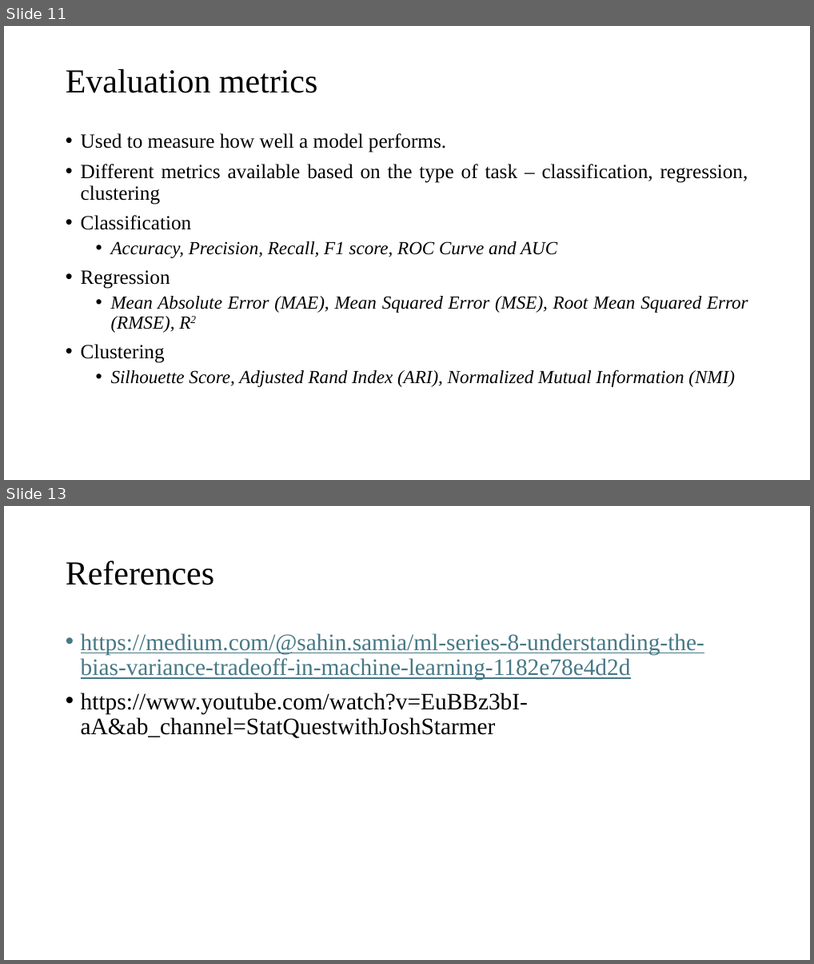
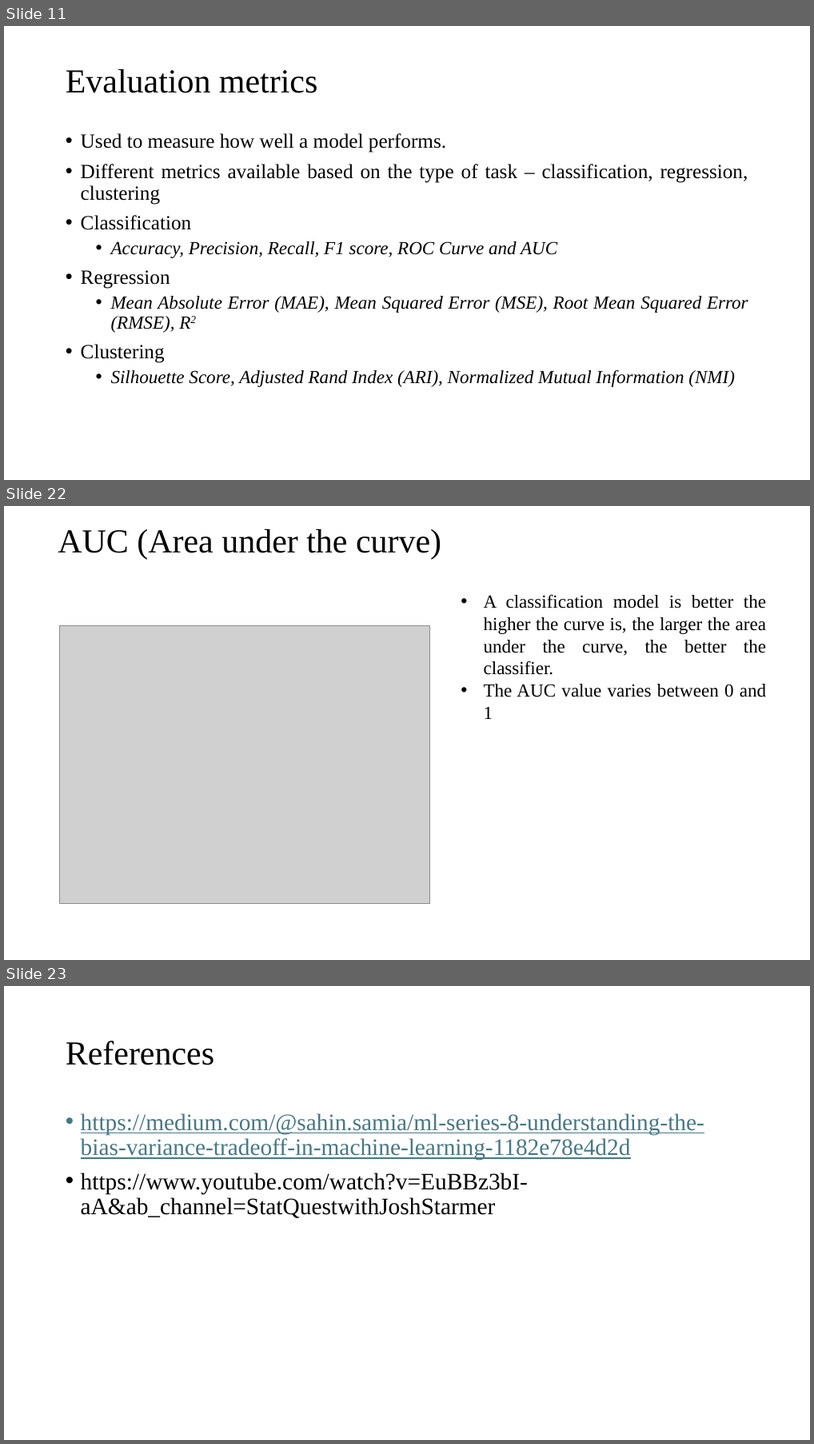
Before and after one commit to gurungdipen/ML_2025, a slide deck: Module 1/Performance evaluation.pptx. Shown one above the other, each under a label of ours: slides 11 and 13 before the commit, slides 11, 22 and 23 after it; the slides between them are not shown. The pictures are 814x964 and 814x1444 pixels, drawn with LibreOffice and Linux fonts; fonts in the diff are those of the drawing; grey boxes stand for pictures. Boxes give left, top, right and bottom in pixels: in the first picture for what was removed or moved away, otherwise in the second. Text is boxed around its words. In the diff, an @@ line names an element or a change of style, - is before the commit and + after.

```diff
--- a/Module 1/Performance evaluation.pptx
+++ b/Module 1/Performance evaluation.pptx
@@ slide 22 added at box(4, 506, 810, 960), background #FFFFFF @@
@@ title added at box(58, 529, 442, 559), 40 pt, text #000000 @@
+AUC (Area under the curve)
@@ text added at box(484, 594, 766, 719), 22 pt, text #000000 @@
+• A classification model is better the higher the curve is, the larger the area under the curve, the better the classifier.
+• The AUC value varies between 0 and 1
@@ picture added at box(60, 626, 430, 904) @@
@@ what was slide 13 is now slide 23 @@
```
Also in this commit, not shown: 10 other slides added, 1 slide removed.
